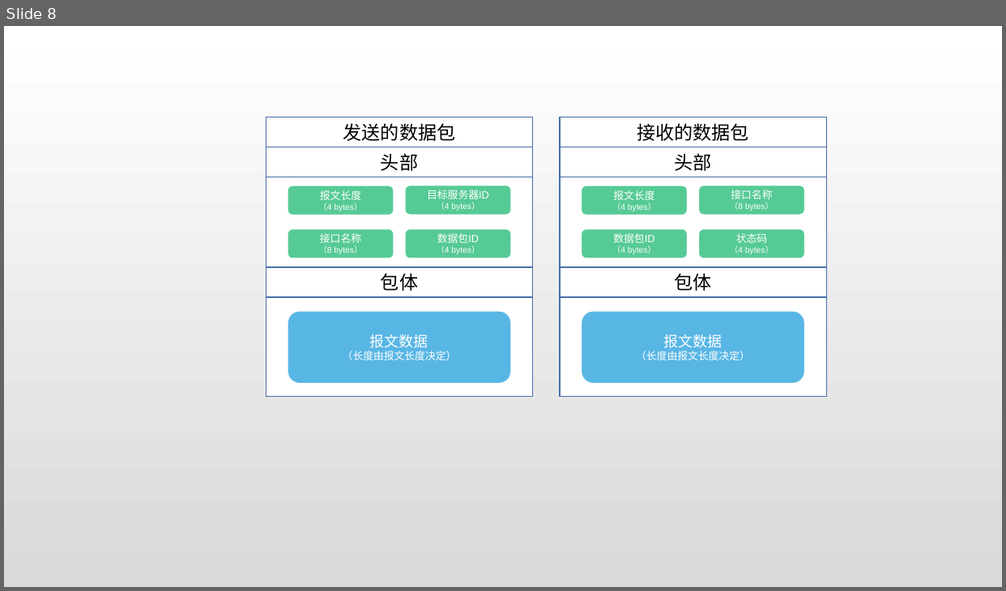
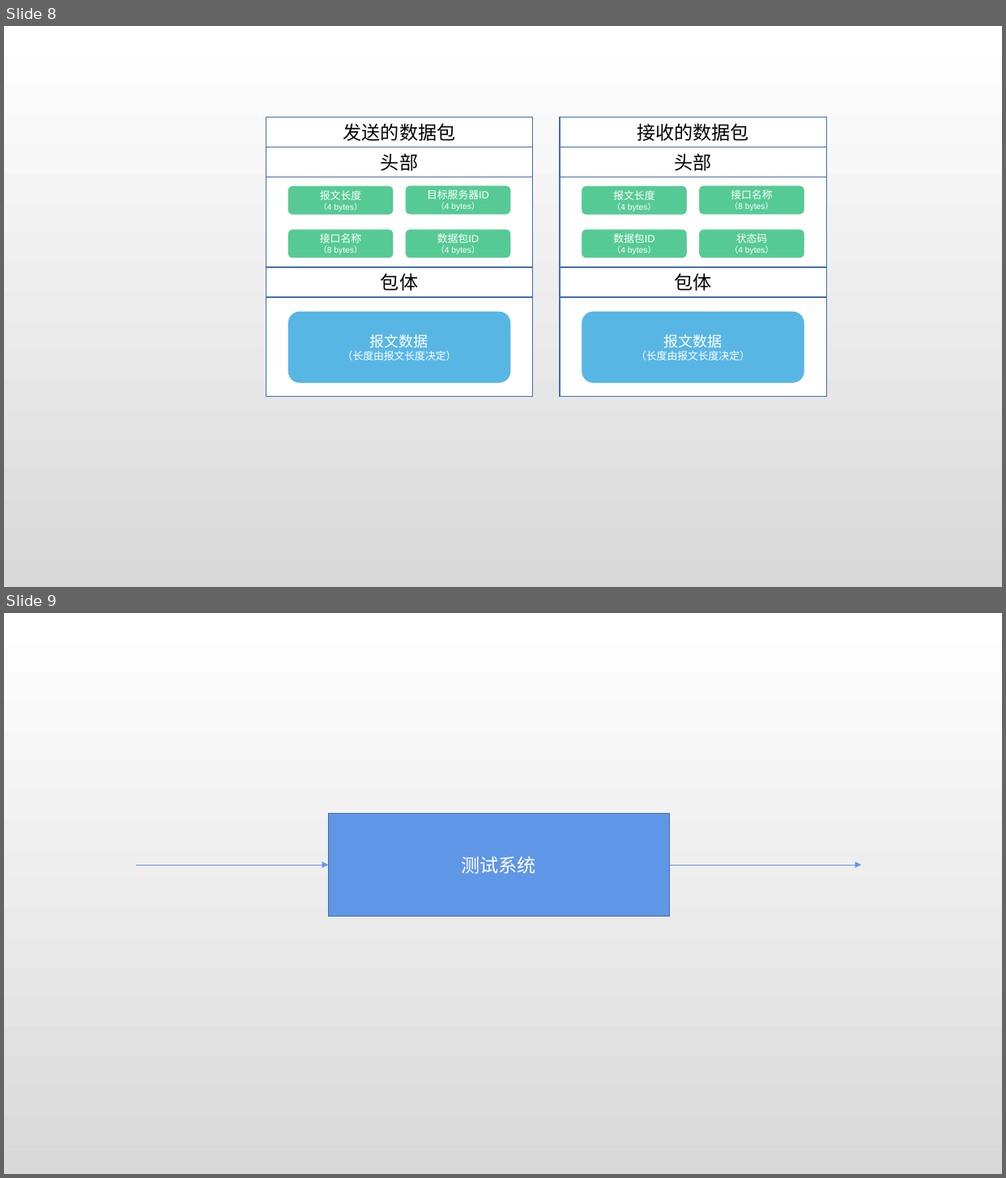
Before and after one commit to zhancongc/quality_assurance, a slide deck: md/软件质量保证插图集合.pptx. Shown one above the other, each under a label of ours: slide 8 before the commit, slides 8 and 9 after it. The pictures are 1006x591 and 1006x1178 pixels, drawn with LibreOffice and Linux fonts; fonts in the diff are those of the drawing. Boxes give left, top, right and bottom in pixels: in the first picture for what was removed or moved away, otherwise in the second. Text is boxed around its words. In the diff, an @@ line names an element or a change of style, - is before the commit and + after.

```diff
--- a/md/软件质量保证插图集合.pptx
+++ b/md/软件质量保证插图集合.pptx
@@ slide 9 added at (x1=4, y1=613, x2=1002, y2=1174), background gradient #FFFFFF to #D9D9D9 @@
@@ rectangle added at (x1=328, y1=814, x2=670, y2=917), fill #6096E6, outline #476FAA 1 pt, 18 pt, text #FFFFFF @@
+测试系统
@@ arrow added from (137, 865) to (328, 865), #6096E6 0.5 pt @@
@@ arrow added from (670, 865) to (861, 865), #6096E6 0.5 pt @@
```
Also in this commit, not shown: 1 other slide added, 3 other files.
